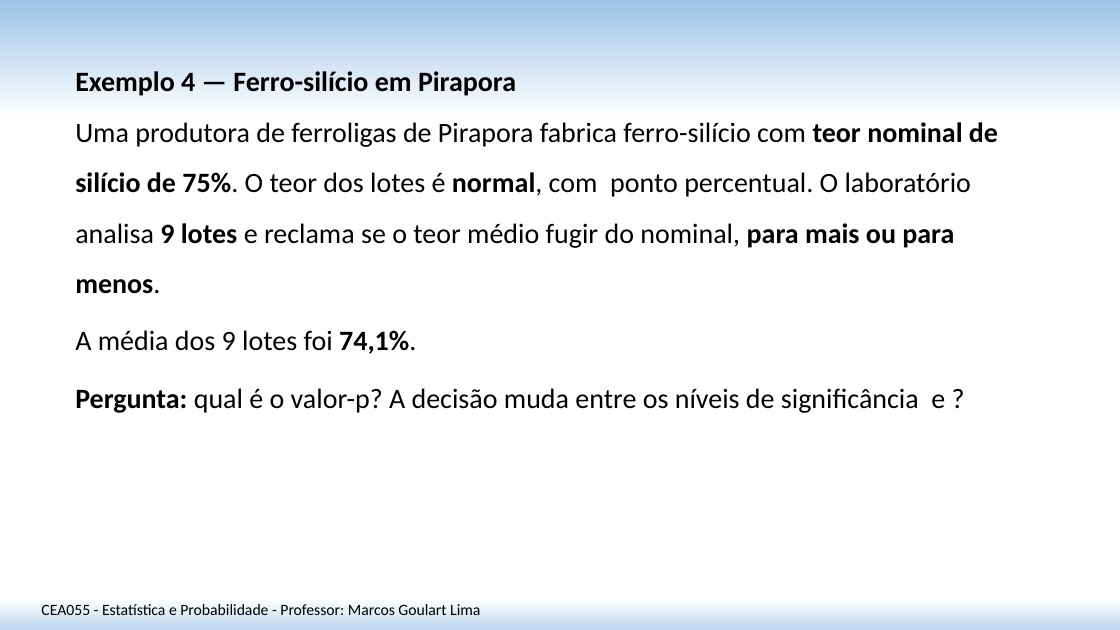
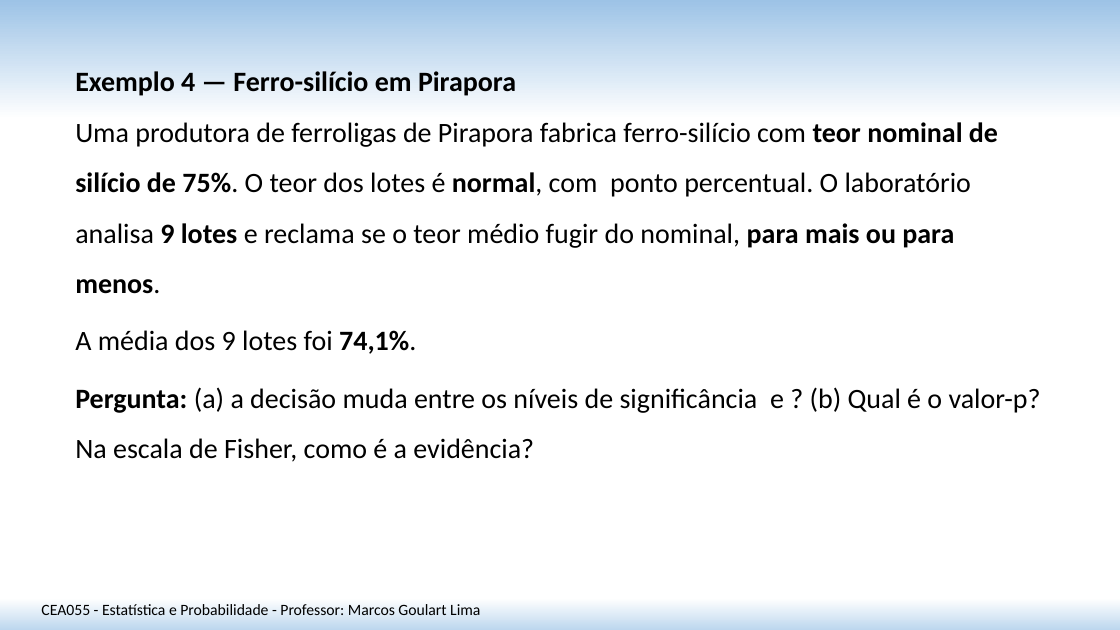
Before and after one commit to matmarcos/minhas-aulas, a slide deck: slide 19 of content/2026-2/cea055-estatistica-probabilidade/21-teste-hipotese-media-var-conhecida/Aula_21_Teste_Hipotese_Media_Var_Conhecida_SITE.pptx (slide 17 before the commit). Drawn at 1120x630 pixels with LibreOffice and Linux fonts; fonts in the diff are those of the drawing. Boxes give left, top, right and bottom in pixels: in the first picture for what was removed or moved away, otherwise in the second. Text is boxed around its words. In the diff, an @@ line names an element or a change of style, - is before the commit and + after.

```diff
--- a/content/2026-2/cea055-estatistica-probabilidade/21-teste-hipotese-media-var-conhecida/Aula_21_Teste_Hipotese_Media_Var_Conhecida_SITE.pptx
+++ b/content/2026-2/cea055-estatistica-probabilidade/21-teste-hipotese-media-var-conhecida/Aula_21_Teste_Hipotese_Media_Var_Conhecida_SITE.pptx
@@ text at [75,387,1041,462]: text changed @@
-Pergunta: qual é o valor-p? A decisão muda entre os níveis de significância e ?
+Pergunta: (a) a decisão muda entre os níveis de significância e ? (b) Qual é o valor-p? Na escala de Fisher, como é a evidência?
```
Also in this commit, not shown: 10 other slides changed, 2 slides added, 1 other file.
